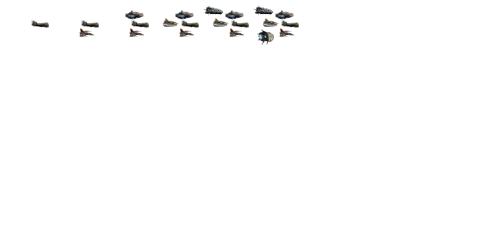
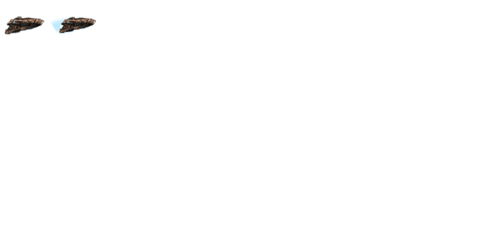
Layer changes from the first 500x250 image to the second:
added layer "Calque 6" above "Calque 5" over [50, 16, 96, 37]
added layer "Calque 5" above "Calque 4" over [4, 16, 45, 35]
renamed "flotte4" to "Calque 3", hid it, moved it above "Calque 2", painted on it over [55, 10, 199, 37]
removed layer "flotte3" over [124, 10, 149, 37]
removed layer "flotte2" over [79, 19, 99, 37]
removed layer "flotte1" over [31, 19, 49, 28]
renamed "flotte6" to "Calque 1", hid it, painted on it over [4, 5, 299, 45]
removed layer "flotte5" over [203, 5, 249, 37]
